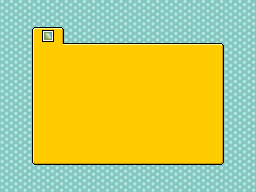
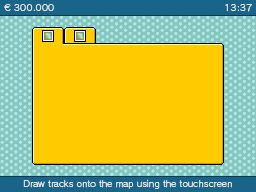
Two versions of the same layered image (256x192). Layer-by-layer changes:
added layer "Draw tracks onto the map using the touchscreen" above "€ 300.000" over [23, 179, 232, 189]
added layer "€ 300.000" above "13:37" over [4, 4, 54, 11]
added layer "13:37" above "Laag 20 kopiëren" over [225, 3, 252, 12]
added layer "Laag 20 kopiëren" above "Laag 20" over [0, 176, 256, 192]
added layer "Laag 20" above "Groep 2" over [0, 0, 256, 16]
added group "Groep 1 kopiëren" with 3 layers in group "Groep 2" over [64, 27, 96, 43]
added layer "Laag 18" (1st of 2, in "Groep 2" › "Groep 1 kopiëren") in group "Groep 1 kopiëren" over [74, 30, 86, 42]
added layer "Laag 17" (1st of 2, in "Groep 2" › "Groep 1 kopiëren") in group "Groep 1 kopiëren" over [64, 27, 96, 43]
